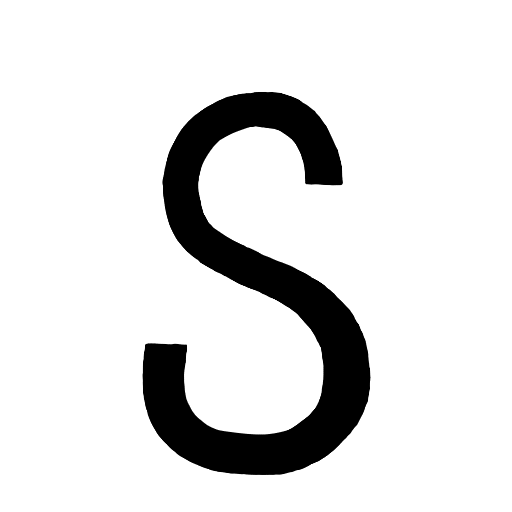
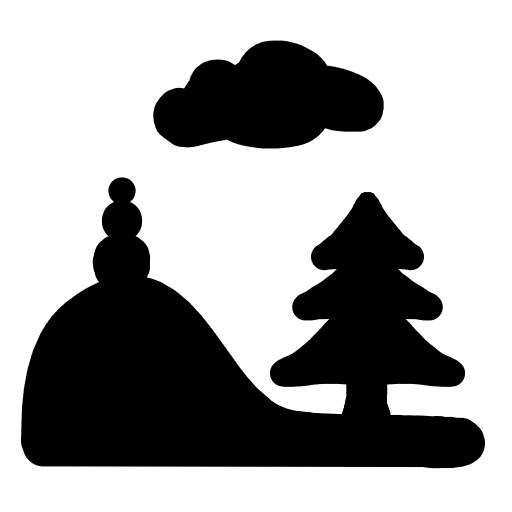
Comparing the layer stacks of the two (512, 512) images. Changes:
showed "AllRegionsAvailable", painted on it over bbox(20, 40, 486, 475)
hid "CoinsEarned", painted on it over bbox(64, 40, 448, 475)
